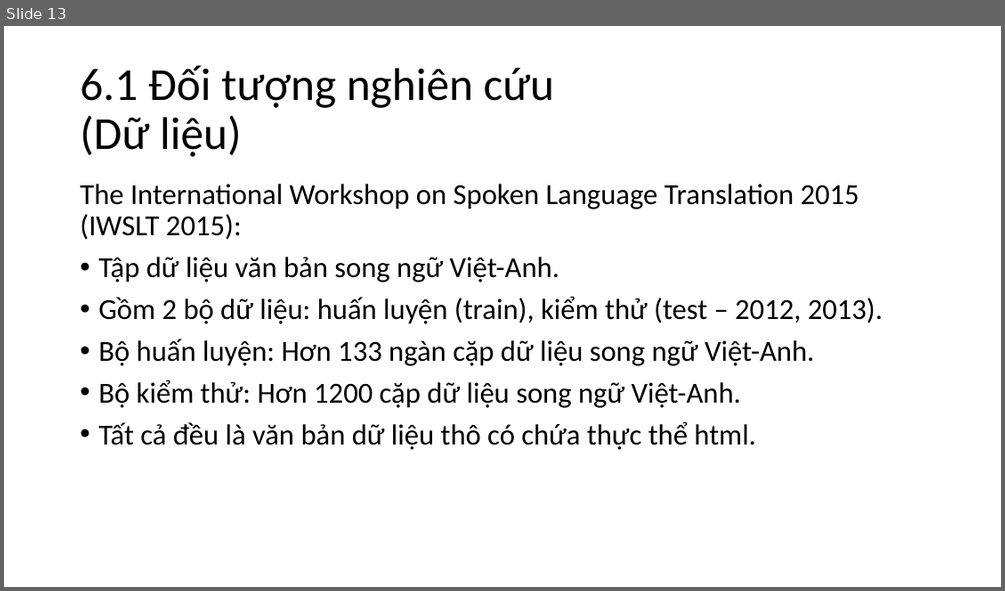
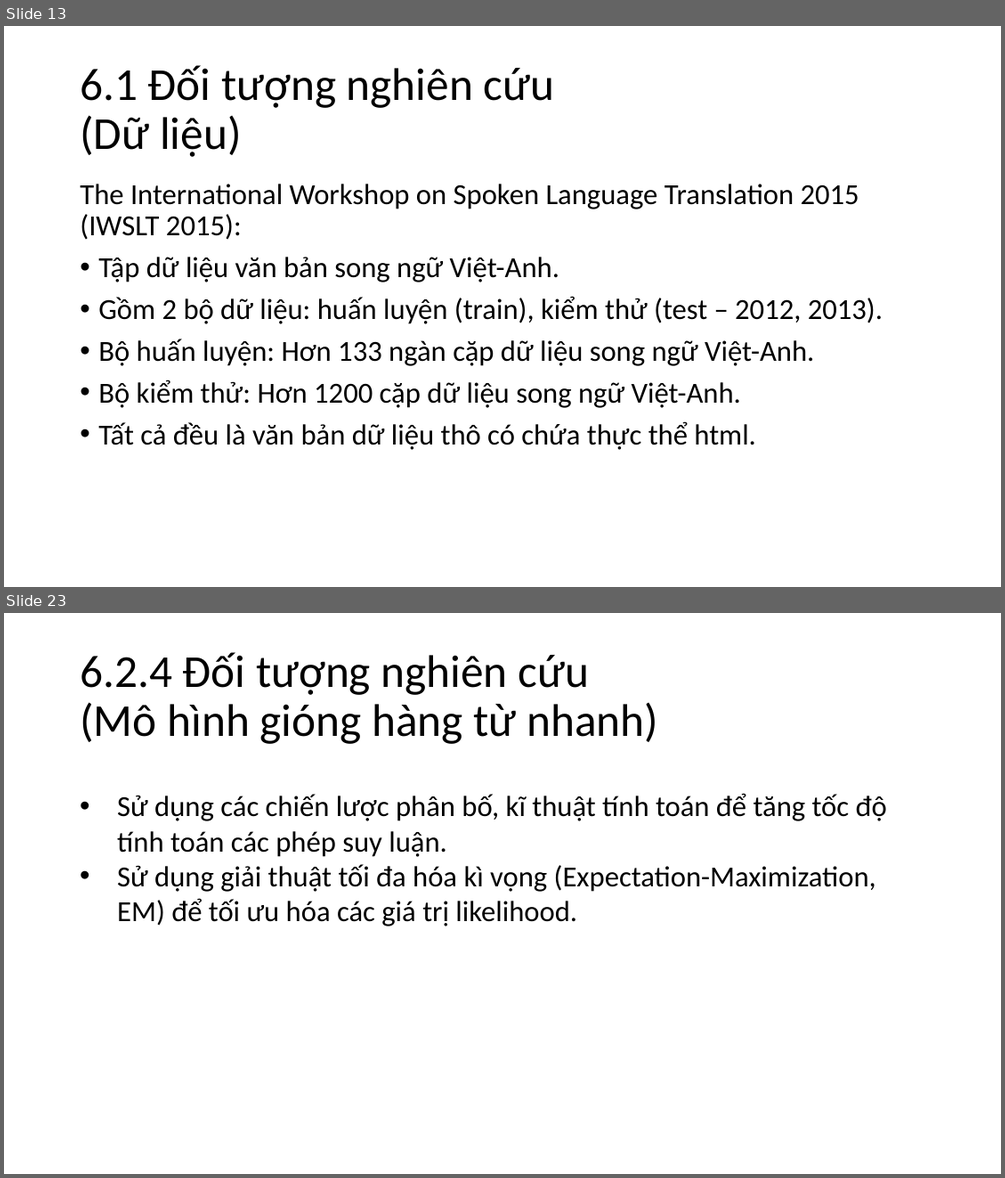
Before and after one commit to nguyenduyhanlam/Improving-Vietnamese-English-neural-machine-translation-with-guiding-word-alignments, a slide deck: dcct.pptx. Shown one above the other, each under a label of ours: slide 13 before the commit, slides 13 and 23 after it; the slides between them are not shown. The pictures are 1005x591 and 1005x1178 pixels, drawn with LibreOffice and Linux fonts; fonts in the diff are those of the drawing. Boxes give left, top, right and bottom in pixels: in the first picture for what was removed or moved away, otherwise in the second. Text is boxed around its words. In the diff, an @@ line names an element or a change of style, - is before the commit and + after.

```diff
--- a/dcct.pptx
+++ b/dcct.pptx
@@ slide 23 added at (x1=4, y1=613, x2=1001, y2=1174), background #FFFFFF @@
@@ title added at (x1=80, y1=652, x2=658, y2=744), 44 pt, text #000000 @@
+6.2.4 Đối tượng nghiên cứu
+(Mô hình gióng hàng từ nhanh)
@@ text added at (x1=117, y1=793, x2=887, y2=926), 28 pt, text #000000 @@
+• Sử dụng các chiến lược phân bố, kĩ thuật tính toán để tăng tốc độ tính toán các phép suy luận.
+• Sử dụng giải thuật tối đa hóa kì vọng (Expectation-Maximization, EM) để tối ưu hóa các giá trị likelihood.
```
Also in this commit, not shown: 6 slides changed, 12 other slides added.
